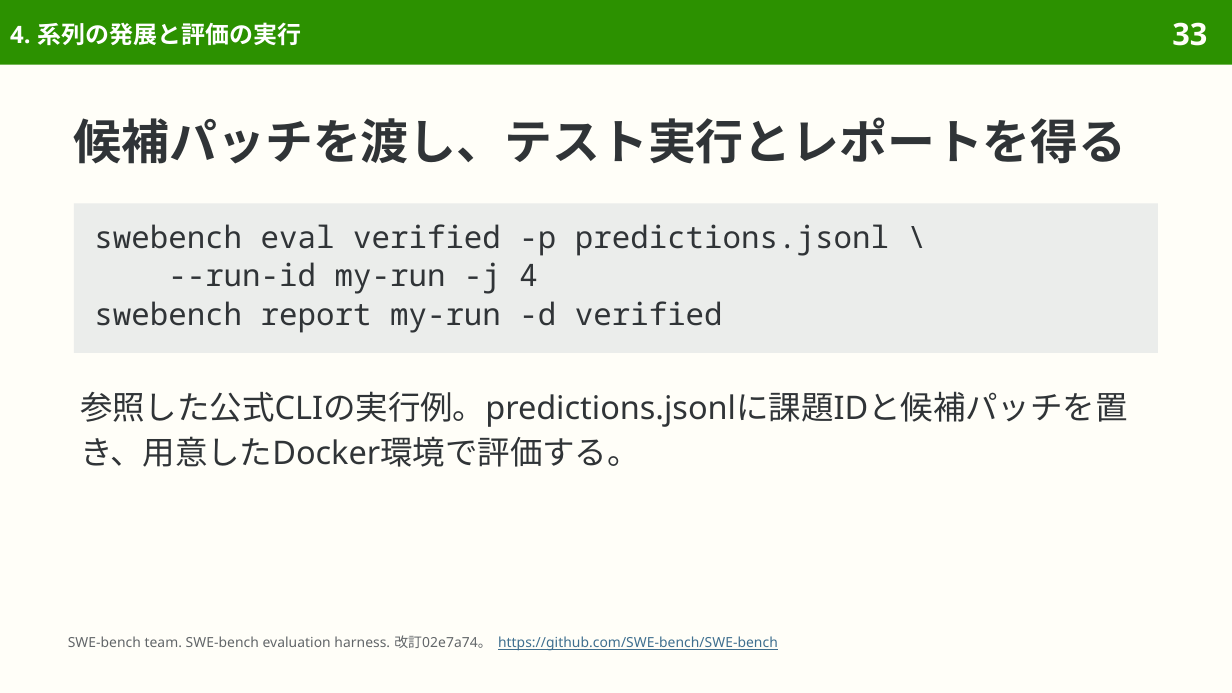
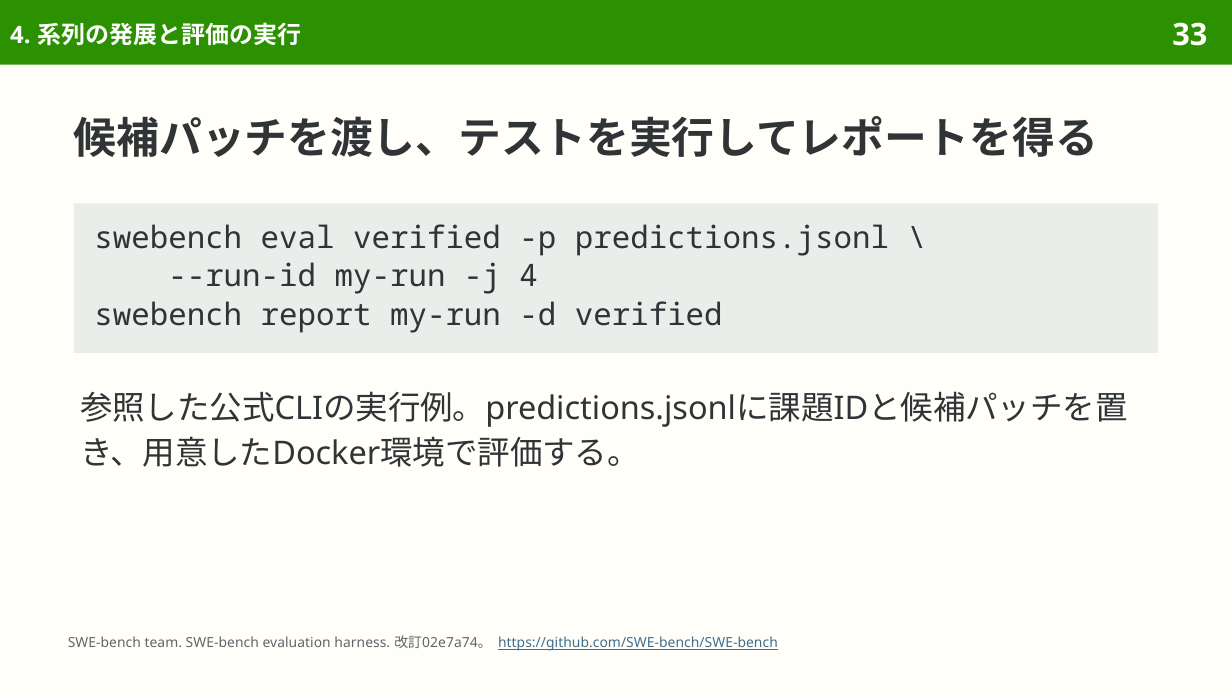
Before and after one commit to sasakiy84/datasets-in-10-minutes, a slide deck: slide 33 of slides/datasets-in-10-minutes-swe-bench-verified.pptx. Drawn at 1232x693 pixels with LibreOffice and Linux fonts; fonts in the diff are those of the drawing. Boxes give left, top, right and bottom in pixels: in the first picture for what was removed or moved away, otherwise in the second. Text is boxed around its words. In the diff, an @@ line names an element or a change of style, - is before the commit and + after.

```diff
--- a/slides/datasets-in-10-minutes-swe-bench-verified.pptx
+++ b/slides/datasets-in-10-minutes-swe-bench-verified.pptx
@@ title at bbox=[74, 116, 1098, 157]: text changed; size 28 to 25 pt @@
-候補パッチを渡し、テスト実行とレポートを得る
+候補パッチを渡し、テストを実行してレポートを得る
```
Also in this commit, not shown: 10 other slides changed, 7 other files.
